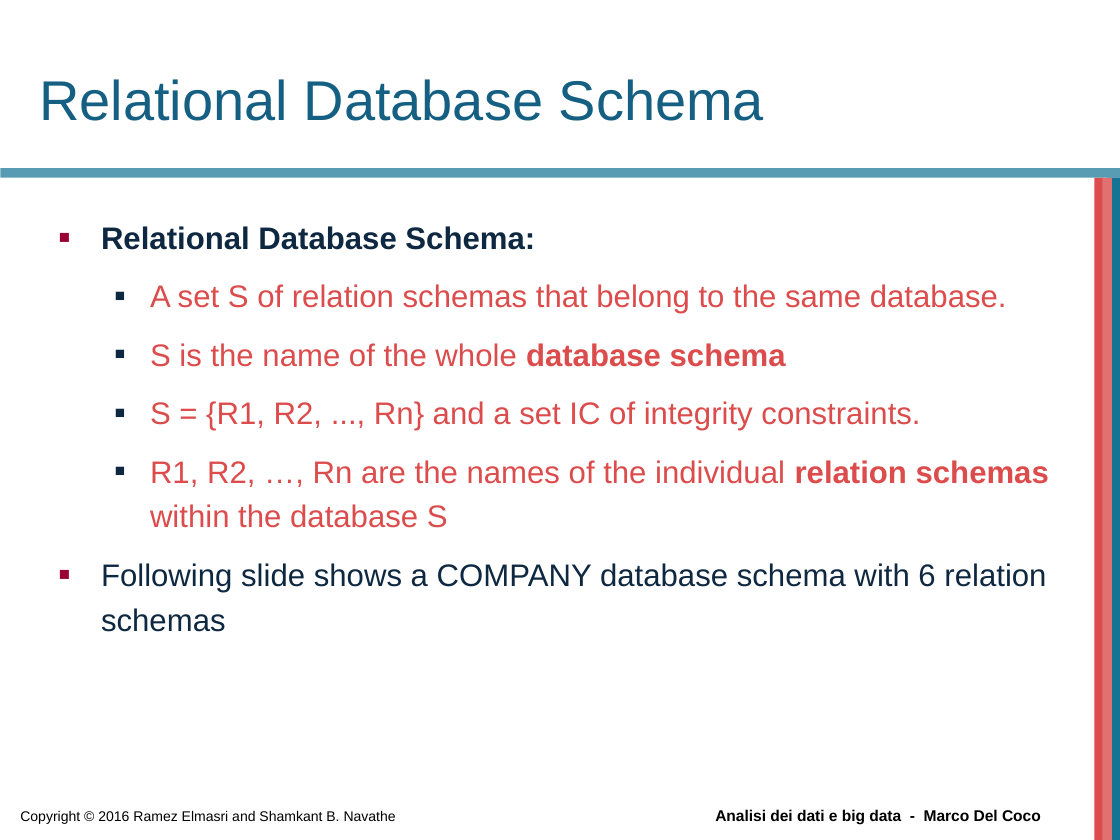
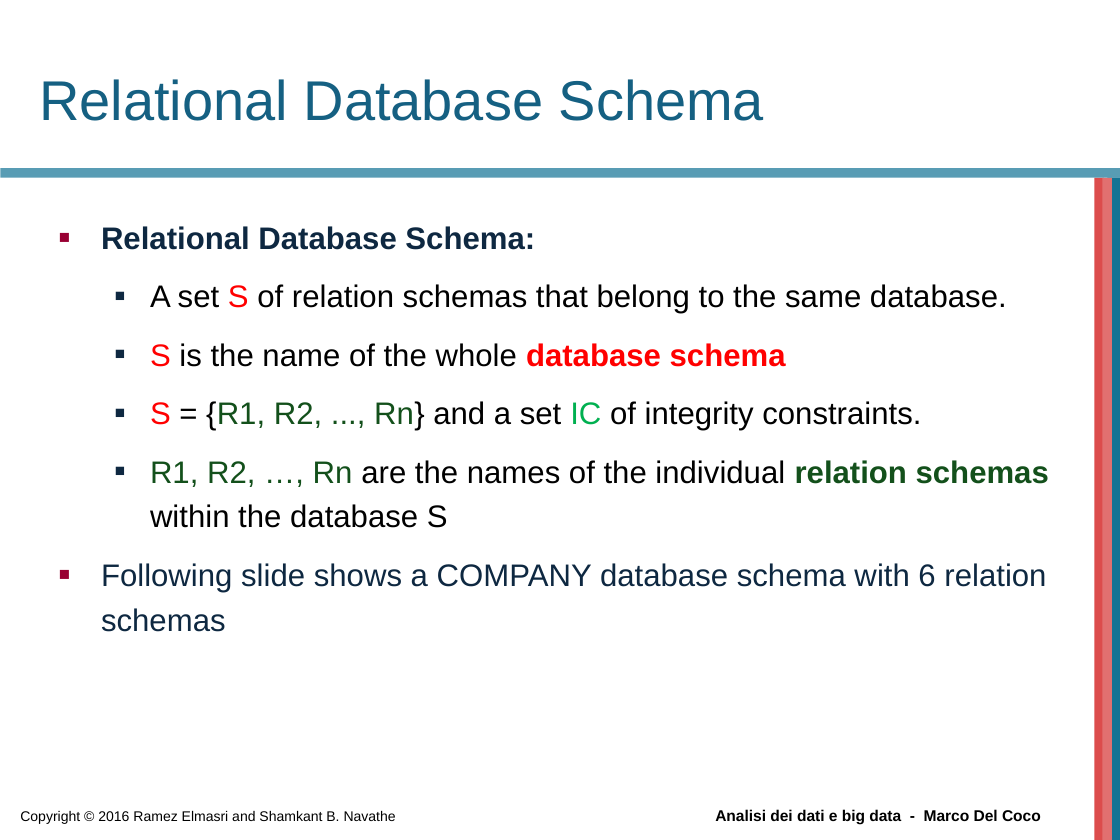
Before and after one commit to beppe2hd/AnalisiDati_BigData, a slide deck: slide 26 of materials/Chapter05.ppt. Drawn at 1120x840 pixels with LibreOffice and Linux fonts; fonts in the diff are those of the drawing; background and template pictures are left out. Boxes give left, top, right and bottom in pixels: in the first picture for what was removed or moved away, otherwise in the second. Text is boxed around its words. In the diff, an @@ line names an element or a change of style, - is before the commit and + after.

```diff
--- a/materials/Chapter05.ppt
+++ b/materials/Chapter05.ppt
@@ text at (x1=150, y1=284, x2=1049, y2=528): text colour #DC4C4C to #000000 in "A set of relation schemas that belong ...", "is the name of the whole", "= {R1, Rn} and a set of ...", "are the names of the individual within ..."; text colour #DC4C4C to #FF0000 in "S", "S database schema", "S"; text colour #DC4C4C to #13501B in "{R1, R2, ..., Rn}", "R1, R2, …, Rn relation schemas"; text colour #DC4C4C to #00B050 in "IC" @@
```
Also in this commit, not shown: 11 other slides changed, 2 slides removed.
